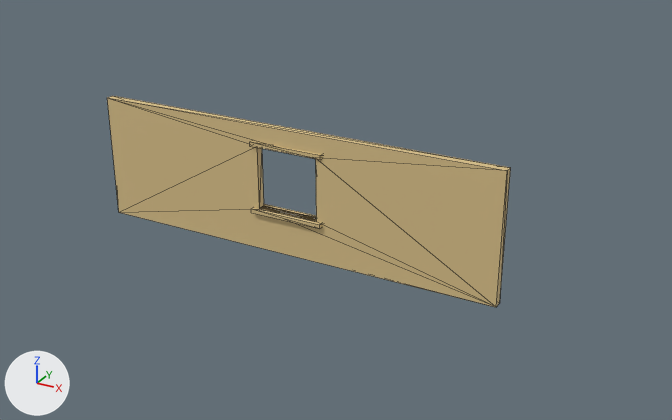
An edit to the glTF model docs/models/modules/mod_wall_window.glb, drawn before and after from the same camera.
Before and after are seen from a 50 mm camera at (10.18, -16.33, 9.5) aimed at (0.99, 0.37, 1.15). The lights are fixed; the arrows at lower left show +X, +Y and +Z. The picture after the commit comes second. Mesh edges are drawn as thin lines. Vertices at exactly the same position are counted once.

The first picture shows 'Mod_WallWindow'.
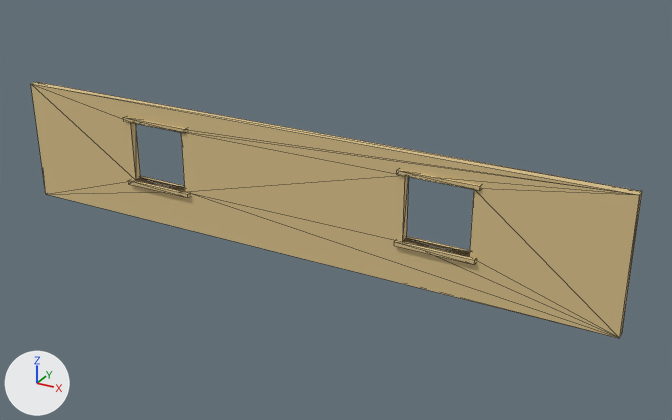
Changed parts and their boxes [x1, y1, x2, y2] in the pictures (672 x 420 px; the box of a moved part takes in the faces that stretch with it):
'Mod_WallWindow', reshaped (51% wider, 21% taller)
    before: [107, 96, 510, 307]
    after: [31, 82, 642, 338]
part 1 of me_mod_wallwindowmesh, moved or reshaped
    before: [251, 204, 322, 229]
    after: [128, 176, 190, 198]
part 2 of me_mod_wallwindowmesh, moved or reshaped
    before: [250, 141, 322, 160]
    after: [123, 117, 186, 133]
part 3 of me_mod_wallwindowmesh, added (beige)
    after: [394, 236, 476, 264]
part 4 of me_mod_wallwindowmesh, added (beige)
    after: [397, 169, 481, 191]
part 5 of me_mod_wallwindowmesh, rebuilt (51% wider, 21% taller)
    before: [107, 96, 510, 307]
    after: [31, 82, 642, 338]

What the commit changed:
me_mod_wallwindowmesh is used by ob_mod_wallwindow; location (0.0, 0.0, 0.0).
me_mod_wallwindowmesh had 32 vertices, 56 faces and spanned x -5.0..5.0, y -0.19..0.19, z 0.0..3.0.
me_mod_wallwindowmesh now has 56 vertices, 100 faces and spans x -7.5..7.5, y -0.19..0.19, z 0.0..3.0.
me_mod_wallwindowmesh part 1: the loose piece of 8 vertices spanning x -0.9..0.9, y -0.19..0.19, z 0.9..1.0 is moved by (-3.6, 0.0, 0.0).
me_mod_wallwindowmesh part 2: the loose piece of 8 vertices spanning x -0.9..0.9, y -0.15..0.15, z 2.5..2.6 is moved by (-3.6, 0.0, 0.0).
me_mod_wallwindowmesh part 3: a new loose piece, a box spanning x 2.7..4.5, y -0.19..0.19, z 0.9..1.0, in mat_mod_sandstone (beige #d9c089).
me_mod_wallwindowmesh part 4: a new loose piece, a box spanning x 2.7..4.5, y -0.15..0.15, z 2.5..2.6, in mat_mod_sandstone (beige #d9c089).
me_mod_wallwindowmesh part 5: the loose piece of 16 vertices spanning x -5.0..5.0, y -0.1..0.1, z 0.0..3.0 is rebuilt with 24 vertices and now spans x -7.5..7.5, y -0.1..0.1, z 0.0..3.0.
